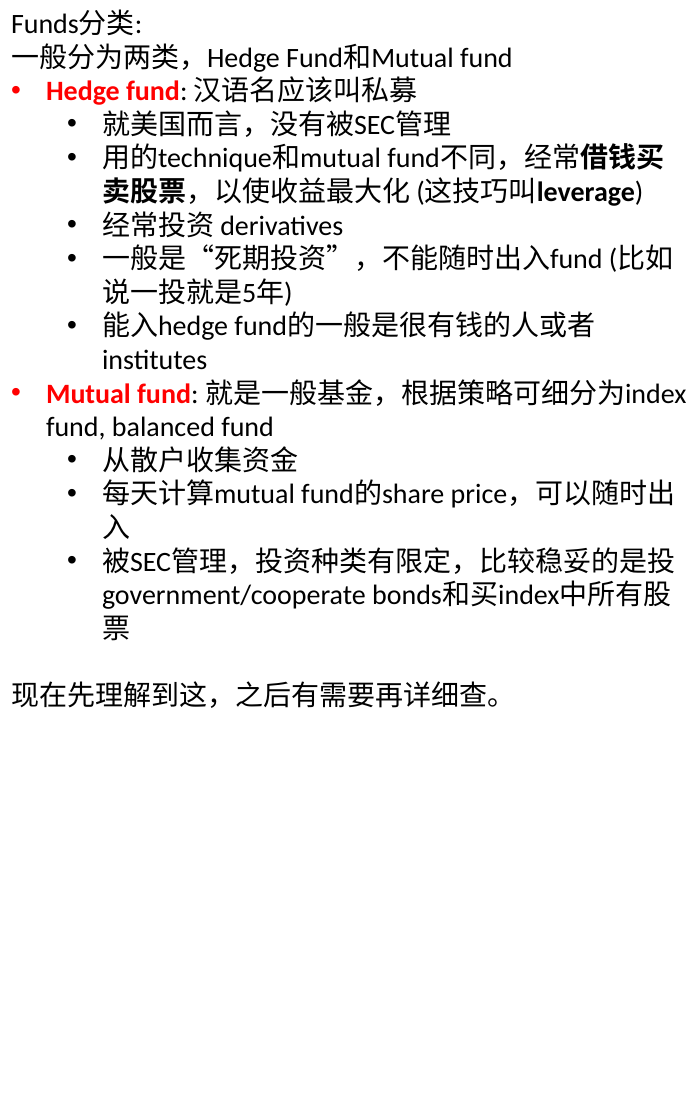
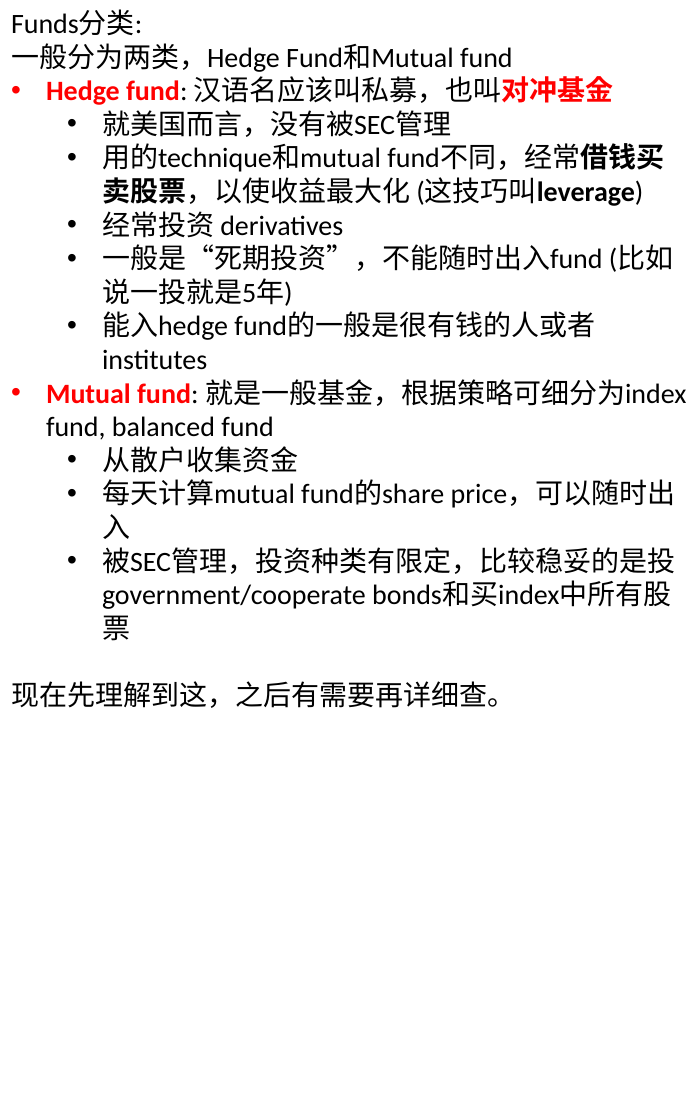
Before and after one commit to legend507/CommonSense, a slide deck: slide 8 of [BeAInvestor].pptx. Drawn at 700x1120 pixels with LibreOffice and Linux fonts; fonts in the diff are those of the drawing. Boxes give left, top, right and bottom in pixels: in the first picture for what was removed or moved away, otherwise in the second. Text is boxed around its words. In the diff, an @@ line names an element or a change of style, - is before the commit and + after.

Commit message:
add misc knowledges
对冲基金 = hedge fund
Google ads & adsense

```diff
--- a/[BeAInvestor].pptx
+++ b/[BeAInvestor].pptx
@@ text at <box>46,76,614,105</box>: text changed @@
-• Hedge fund: 汉语名应该叫私募
+• Hedge fund: 汉语名应该叫私募，也叫对冲基金
```
